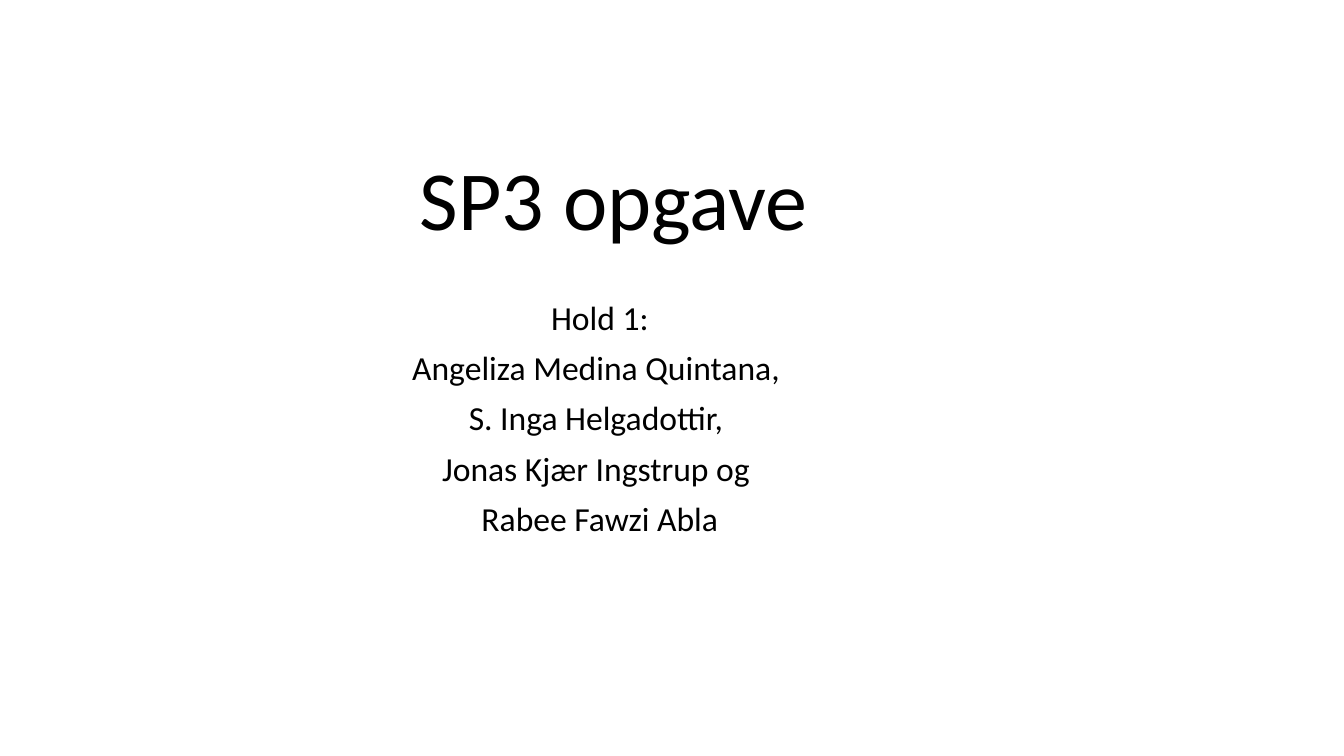
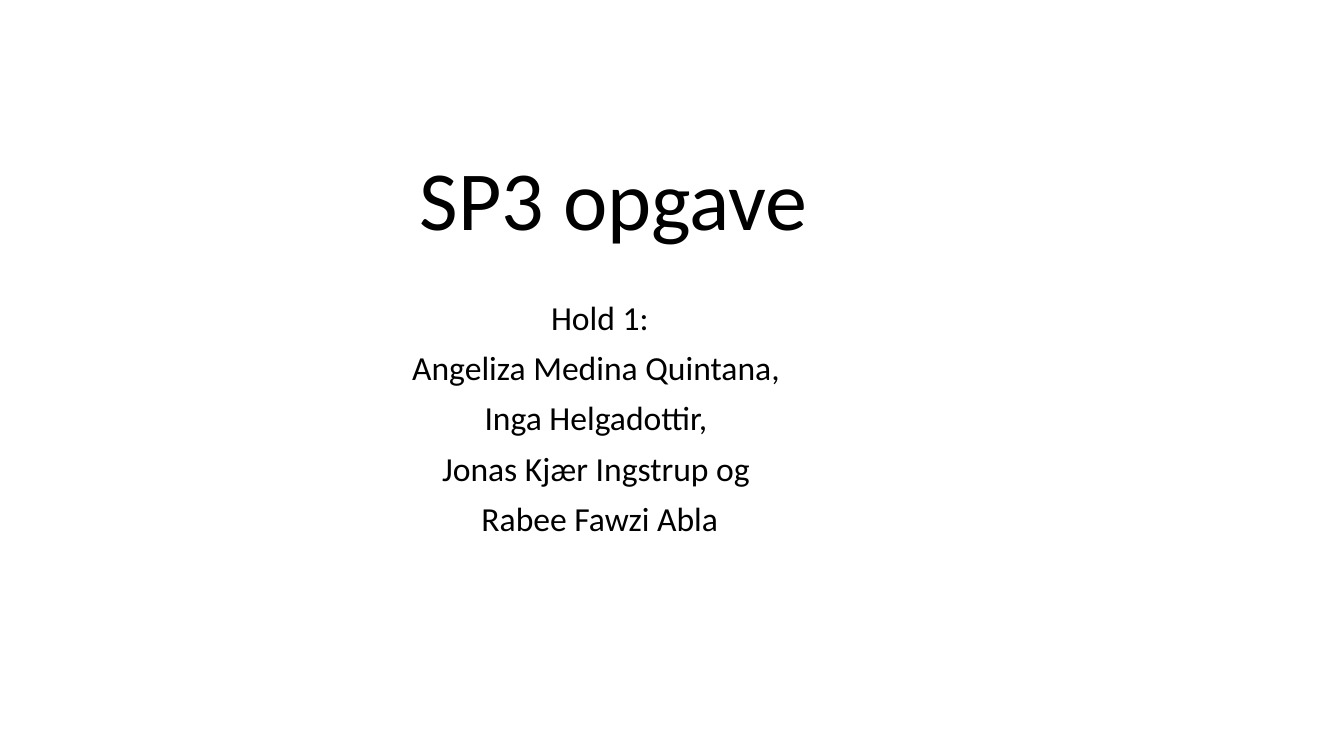
Before and after one commit to Inga-Helgadottir/AIR-SP3, a slide deck: slide 1 of Slides/SP3-pp.odp. Drawn at 1344x756 pixels with LibreOffice and Linux fonts; fonts in the diff are those of the drawing. Boxes give left, top, right and bottom in pixels: in the first picture for what was removed or moved away, otherwise in the second. Text is boxed around its words. In the diff, an @@ line names an element or a change of style, - is before the commit and + after.

```diff
--- a/Slides/SP3-pp.odp
+++ b/Slides/SP3-pp.odp
@@ subtitle at bbox=[485, 406, 707, 436]: text changed @@
-S. Inga Helgadottir,
+Inga Helgadottir,
```
Also in this commit, not shown: 2 other slides changed, 2 slides added, 1 slide removed.
